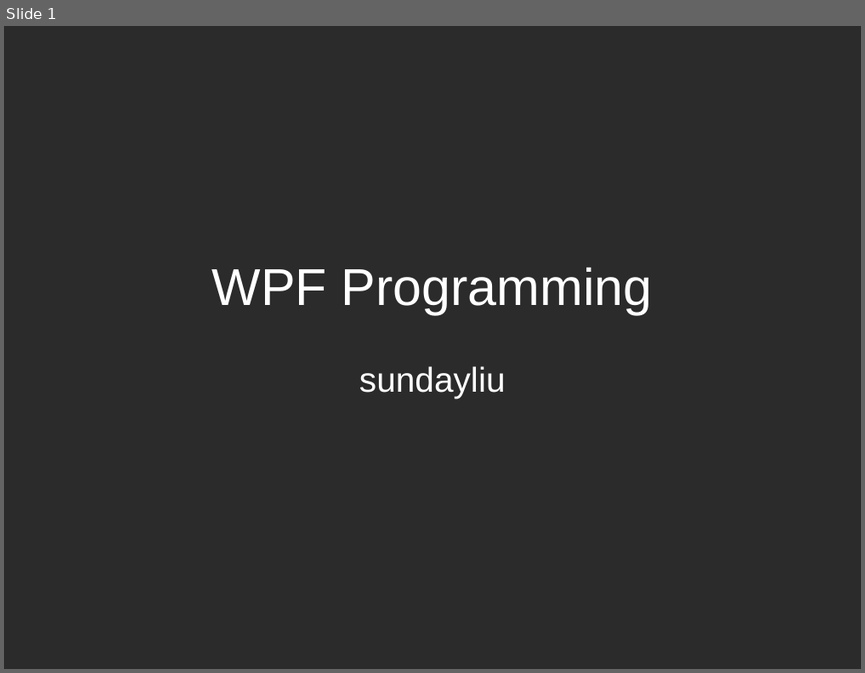
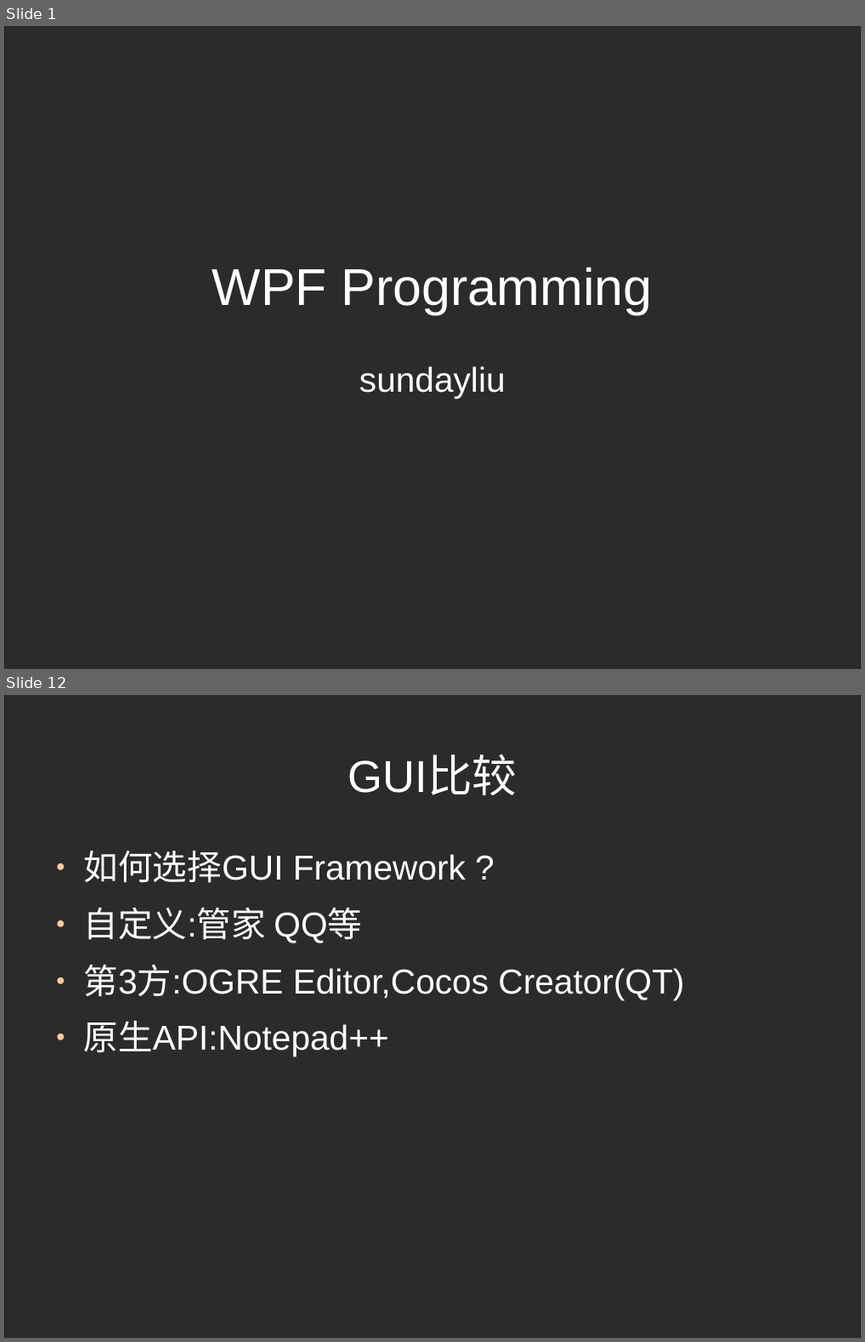
Before and after one commit to martinkro/doc-2017, a slide deck: share/WPF Programming.odp. Shown one above the other, each under a label of ours: slide 1 before the commit, slides 1 and 12 after it; the slides between them are not shown. The pictures are 865x673 and 865x1342 pixels, drawn with LibreOffice and Linux fonts; fonts in the diff are those of the drawing; background and template pictures are left out; a plain dark background stands for a picture behind light text. Boxes give left, top, right and bottom in pixels: in the first picture for what was removed or moved away, otherwise in the second. Text is boxed around its words. In the diff, an @@ line names an element or a change of style, - is before the commit and + after.

```diff
--- a/share/WPF Programming.odp
+++ b/share/WPF Programming.odp
@@ slide 12 added at (4,695,861,1338), background picture (left out) @@
@@ title added at (348,756,517,795), 41.4 pt, text #FFFFFF @@
+GUI比较
@@ text added at (84,851,684,1057), 32 pt, text #FFFFFF @@
+● 如何选择GUI Framework ?
+● 自定义:管家 QQ等
+● 第3方:OGRE Editor,Cocos Creator(QT)
+● 原生API:Notepad++
```
Also in this commit, not shown: 8 other slides added.
